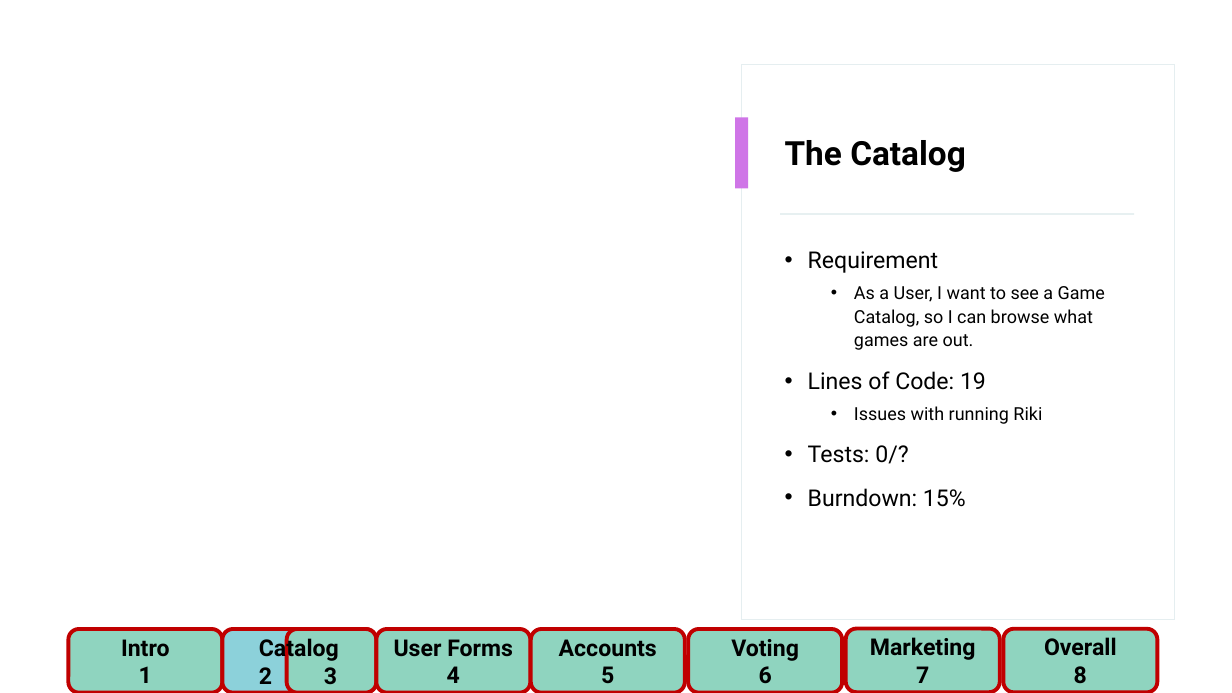
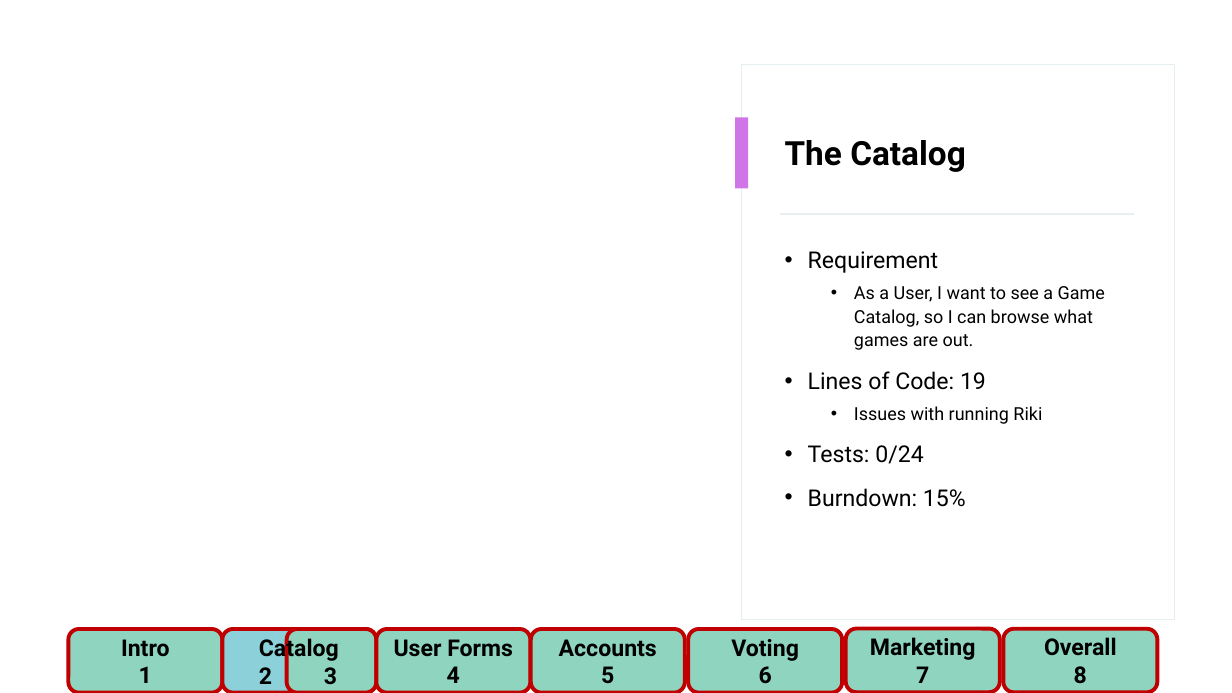
Before and after one commit to FlamingPyro/CSC440-Wiki-Gaming, a slide deck: slide 2 of Presentations/Wiki Gaming week 2.pptx. Drawn at 1232x693 pixels with LibreOffice and Linux fonts; fonts in the diff are those of the drawing; background and template pictures are left out. Boxes give left, top, right and bottom in pixels: in the first picture for what was removed or moved away, otherwise in the second. Text is boxed around its words. In the diff, an @@ line names an element or a change of style, - is before the commit and + after.

```diff
--- a/Presentations/Wiki Gaming week 2.pptx
+++ b/Presentations/Wiki Gaming week 2.pptx
@@ text at [808,445,923,464]: text changed @@
-• Tests: 0/?
+• Tests: 0/24
```
Also in this commit, not shown: 5 other slides changed.
